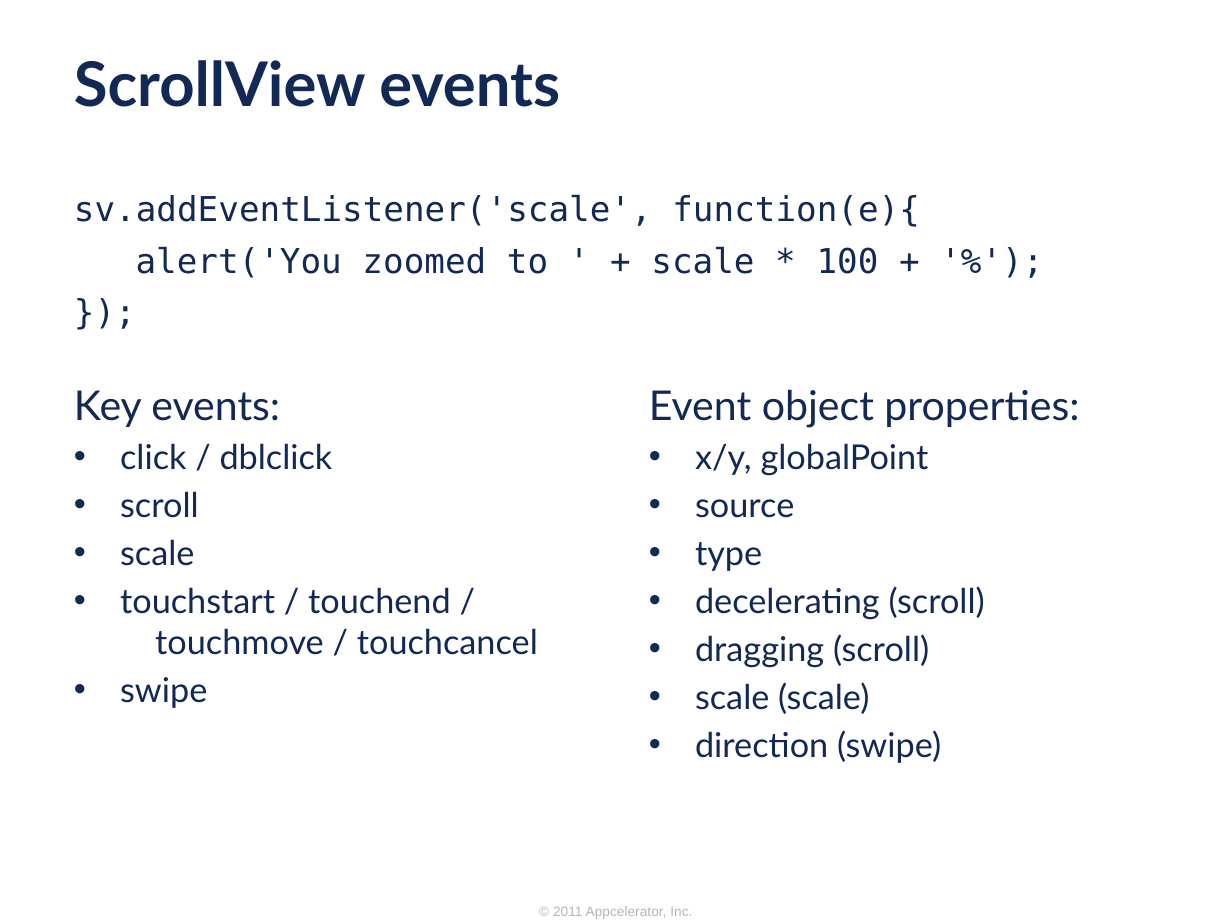
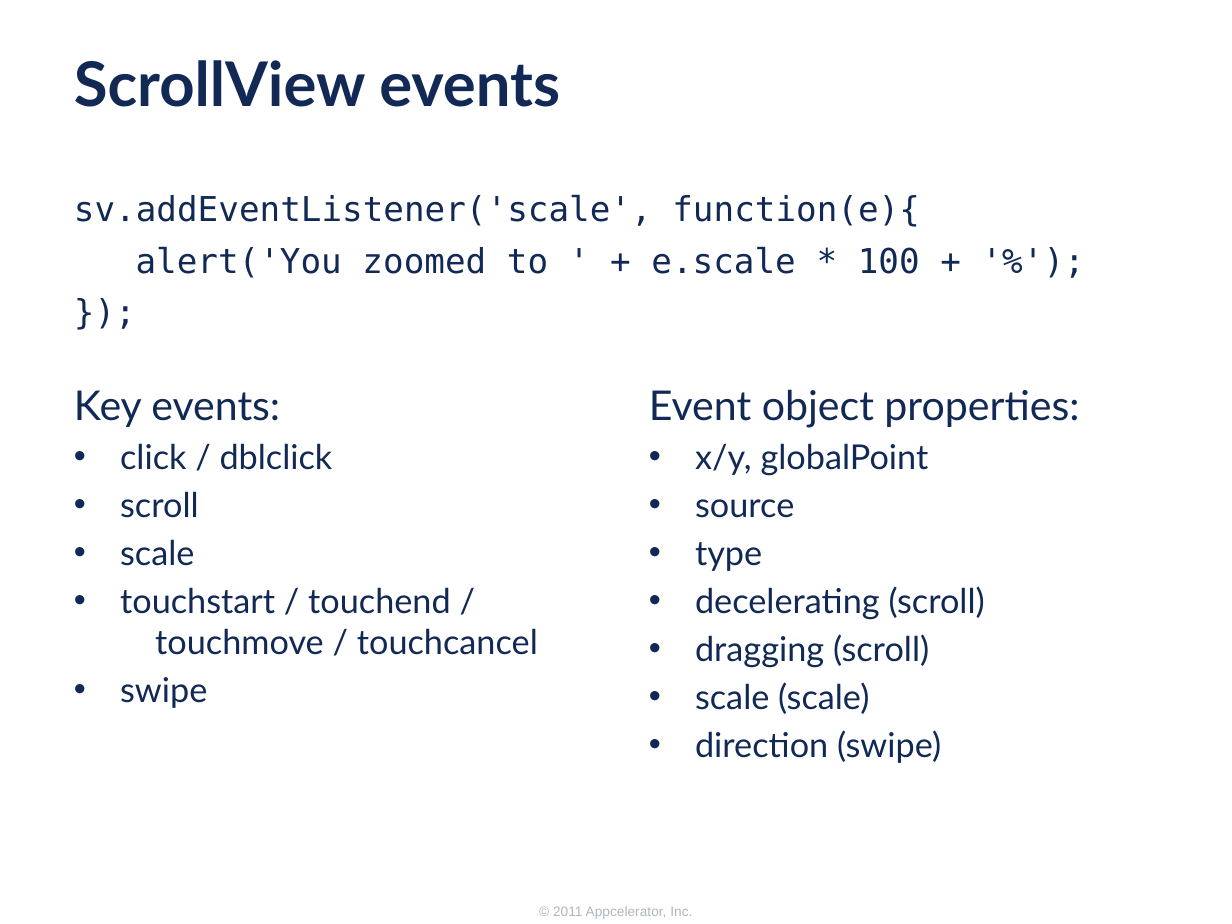
Before and after one commit to appcelerator-forks/appcelerator-training.tcmd_certification, a slide deck: slide 7 of 335.pptx. Drawn at 1232x924 pixels with LibreOffice and Linux fonts; fonts in the diff are those of the drawing; background and template pictures are left out. Boxes give left, top, right and bottom in pixels: in the first picture for what was removed or moved away, otherwise in the second. Text is boxed around its words. In the diff, an @@ line names an element or a change of style, - is before the commit and + after.

```diff
--- a/335.pptx
+++ b/335.pptx
@@ text at box(136, 246, 920, 278): text changed @@
-alert('You zoomed to ' + scale * 100 + '%');
+alert('You zoomed to ' + e.scale * 100 + '%');
```
Also in this commit, not shown: 3 other slides changed, 1 slide added.
